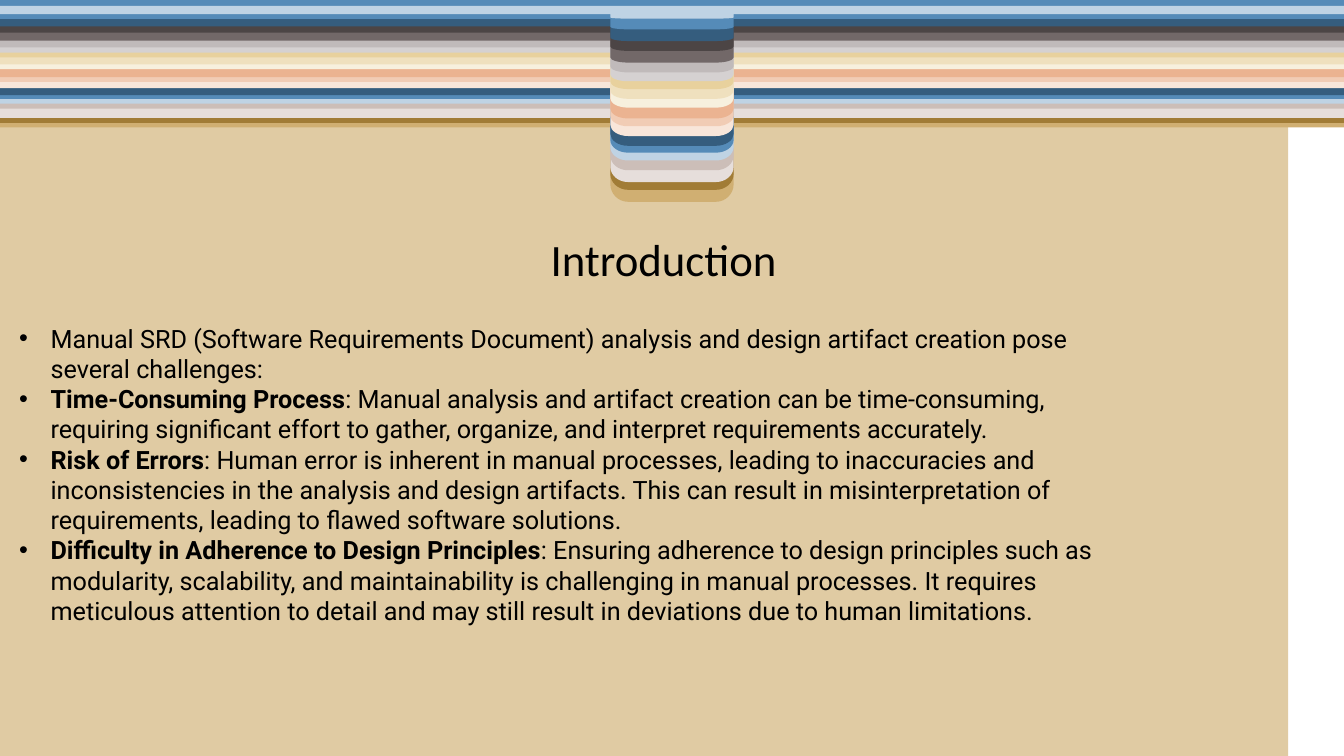
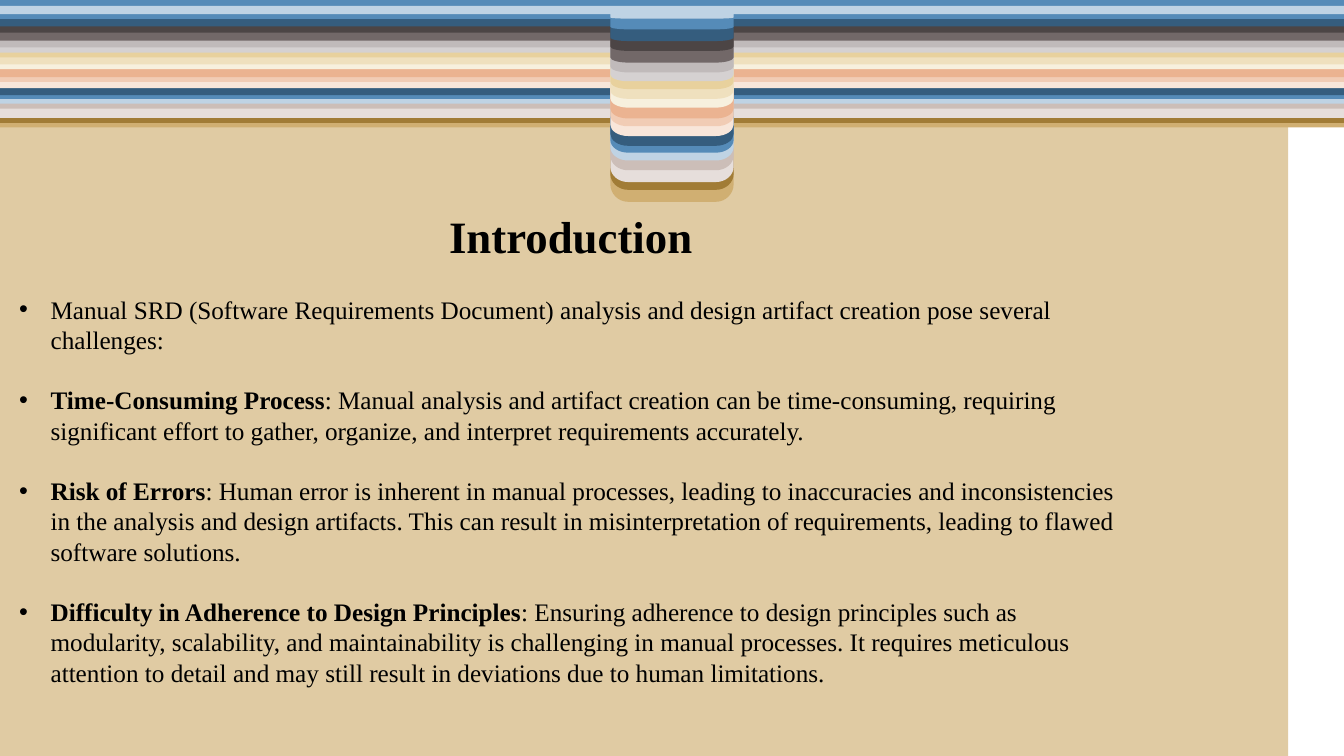
Before and after one commit to reshmailfatima/Stewart-Hackathon, a slide deck: slide 2 of Presentation_02 (1).pptx. Drawn at 1344x756 pixels with LibreOffice and Linux fonts; fonts in the diff are those of the drawing; background and template pictures are left out. Boxes give left, top, right and bottom in pixels: in the first picture for what was removed or moved away, otherwise in the second. Text is boxed around its words. In the diff, an @@ line names an element or a change of style, - is before the commit and + after.

```diff
--- a/Presentation_02 (1).pptx
+++ b/Presentation_02 (1).pptx
@@ text "Introduction": place and size @@
-text "Introduction" at box(551, 245, 777, 277)
+text "Introduction" at box(449, 222, 692, 254)
@@ text "Introduction" at box(449, 222, 692, 254): font Calibri to Times New Roman, bold on @@
@@ text "Manual SRD (Software Requirements Document) ...": place and size @@
-text "Manual SRD (Software Requirements Document) ..." at box(51, 328, 1092, 626)
+text "Manual SRD (Software Requirements Document) ..." at box(51, 301, 1113, 688)
@@ text "Manual SRD (Software Requirements Document) ..." at box(51, 301, 1113, 688): font Roboto to Times New Roman @@
```
Also in this commit, not shown: 6 other slides changed, 1 slide removed.
